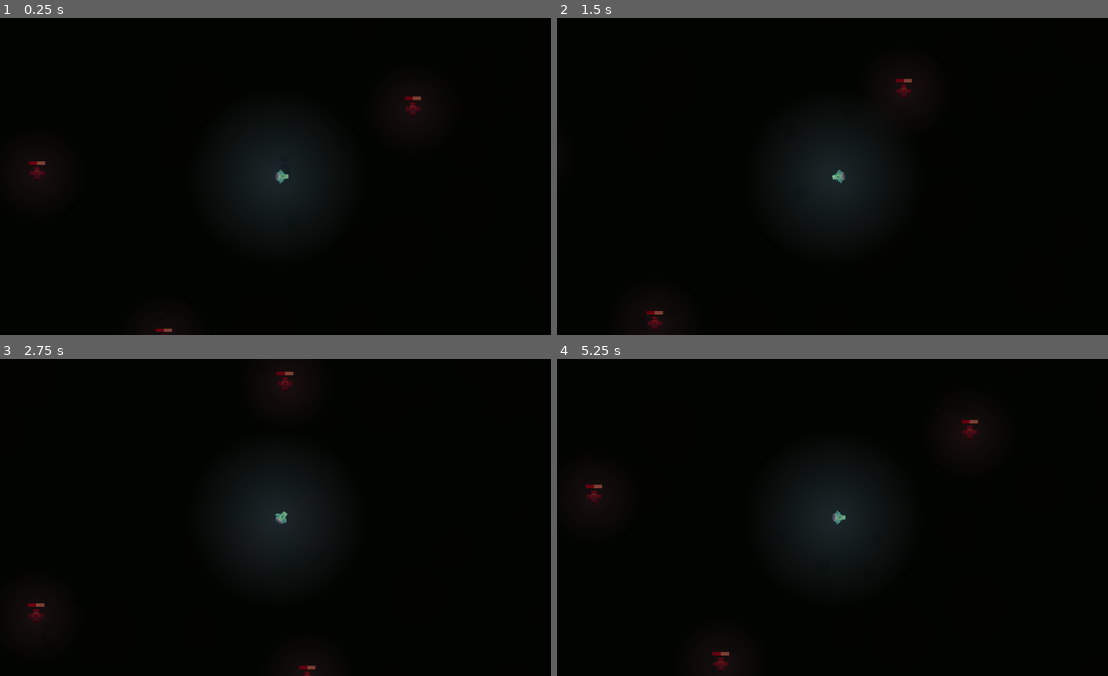
Above: before the commit, frames 1-4 (two rows, left to right).
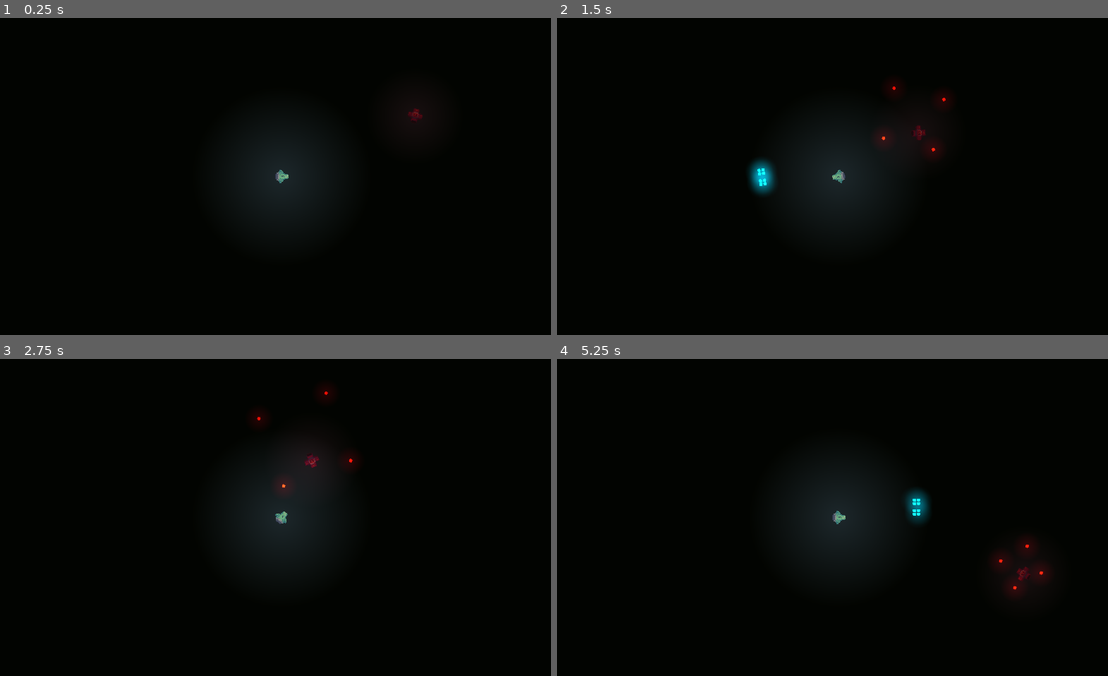
Above: after the commit, the same moments.

Repository: thggs/PeriodicStruggle
Game: Godot game, scene res://scenes/main.tscn
Two runs of this game, one before a commit and one after it. Both use one fixed random seed, a clock stepped at 60 frames per second and the inputs below.
Inputs (mouse positions are in pixels of both pictures, inside the frame that each line leads up to):
- Up to frame 1 (0.25 s): no input
- Up to frame 2 (1.5 s): tap Enter at 0.5 s; move the mouse to (964, 160) at 0.52 s; hold D (move_right) 0.53-1.28 s; tap Space (shoot) at 0.6, 1.35 s; move the mouse to (727, 192) at 1.27 s; hold Down (move_down) from 1.28 s (still down)
- Up to frame 3 (2.75 s): move the mouse to (336, 447) at 2.02 s; release Down (move_down) at 2.03 s; hold D (move_right) from 2.03 s (still down); tap Space (shoot) at 2.1 s
- Up to frame 4 (5.25 s): move the mouse to (810, 580) at 2.77 s; release D (move_right) at 2.78 s; hold W (move_up) 2.78-3.53 s; tap Space (shoot) every 0.75 s from 2.85 to 5.1 s; move the mouse to (1008, 565) at 3.52 s; hold Left (move_left) 3.53-5.03 s; move the mouse to (667, 469) at 4.27 s; move the mouse to (865, 517) at 5.02 s; hold Down (move_down) from 5.03 s (still down)

The runs differ from the first frame. In frame 1, 0.3% of the frame differs, in the area x 5-77%, y 24-100%; in frame 2, 1.0%; in frame 3, 0.6%; in frame 4, 1.5%, in the area x 5-90%, y 19-99%.

Commit message:
Update game logic
Rewrote a bunch of scripts to make the logic more easier to understand and to make it easier to scale

Diff:
--- a/scenes/main.tscn
+++ b/scenes/main.tscn
@@ -12,38 +12,18 @@
 scale = Vector2(1283.4, 1182.89)
 texture = ExtResource("3_bvdik")
 
-[node name="Player" parent="." groups=["entities", "players"] instance=ExtResource("1_nkkgs")]
-position = Vector2(614, 303)
-
 [node name="CanvasModulate" type="CanvasModulate" parent="."]
 color = Color(0.0666667, 0.0862745, 0.0156863, 1)
 
-[node name="Enemy4" parent="." groups=["enemies", "entities"] instance=ExtResource("3_0cqci")]
+[node name="Player" parent="." instance=ExtResource("1_nkkgs")]
+position = Vector2(614, 303)
+
+[node name="Camera" type="Camera2D" parent="Player"]
+zoom = Vector2(2, 2)
+
+[node name="Enemy4" parent="." instance=ExtResource("3_0cqci")]
 position = Vector2(837, 189)
 detection_range = 500.0
-attack_speed = 0.1
 hp = 7
 
-[node name="Enemy5" parent="." groups=["enemies", "entities"] instance=ExtResource("3_0cqci")]
-position = Vector2(1380, 703)
-detection_range = 500.0
-attack_speed = 0.1
-hp = 7
-
-[node name="Enemy6" parent="." groups=["enemies", "entities"] instance=ExtResource("3_0cqci")]
-position = Vector2(875, 690)
-detection_range = 500.0
-attack_speed = 0.1
-hp = 7
-
-[node name="Enemy7" parent="." groups=["enemies", "entities"] instance=ExtResource("3_0cqci")]
-position = Vector2(413, 584)
-detection_range = 500.0
-attack_speed = 0.1
-hp = 7
-
-[node name="Enemy8" parent="." groups=["enemies", "entities"] instance=ExtResource("3_0cqci")]
-position = Vector2(197, 299)
-detection_range = 500.0
-attack_speed = 0.1
-hp = 7
+[connection signal="shoot" from="Player" to="Player/Guns" method="shoot"]
--- a/scenes/prefabs/baddyBulletDefault.tscn
+++ b/scenes/prefabs/baddyBulletDefault.tscn
@@ -7,10 +7,31 @@
 [sub_resource type="CircleShape2D" id="CircleShape2D_cj8as"]
 radius = 3.0
 
-[node name="Area2D" type="Area2D"]
-top_level = true
+[sub_resource type="Animation" id="Animation_hthaq"]
+resource_name = "fade"
+tracks/0/type = "value"
+tracks/0/imported = false
+tracks/0/enabled = true
+tracks/0/path = NodePath(".:scale")
+tracks/0/interp = 1
+tracks/0/loop_wrap = true
+tracks/0/keys = {
+"times": PackedFloat32Array(0, 0.2),
+"transitions": PackedFloat32Array(1, 1),
+"update": 0,
+"values": [Vector2(1, 1), Vector2(1e-05, 1e-05)]
+}
+
+[sub_resource type="AnimationLibrary" id="AnimationLibrary_l6gau"]
+_data = {
+"fade": SubResource("Animation_hthaq")
+}
+
+[node name="EnemyBullet" type="RigidBody2D"]
+collision_layer = 8
+mass = 0.01
+gravity_scale = 0.0
 script = ExtResource("1_41pxy")
-group = "players"
 
 [node name="Sprite2D" type="Sprite2D" parent="."]
 scale = Vector2(0.5, 0.5)
@@ -23,3 +44,15 @@
 scale = Vector2(0.195312, 0.195312)
 color = Color(0.932662, 0, 0.0567203, 1)
 texture = ExtResource("3_hbmhq")
+
+[node name="Lifetime" type="Timer" parent="."]
+one_shot = true
+autostart = true
+
+[node name="AnimationPlayer" type="AnimationPlayer" parent="."]
+libraries = {
+"": SubResource("AnimationLibrary_l6gau")
+}
+
+[connection signal="body_entered" from="." to="." method="_on_body_entered"]
+[connection signal="timeout" from="Lifetime" to="." method="_on_lifetime_timeout"]
--- a/scenes/prefabs/bulletDefault.tscn
+++ b/scenes/prefabs/bulletDefault.tscn
@@ -18,10 +18,35 @@
 scale_max = 0.02
 color = Color(0.309804, 1, 1, 1)
 
-[node name="Area2D" type="Area2D"]
-top_level = true
+[sub_resource type="Animation" id="Animation_hthaq"]
+resource_name = "fade"
+tracks/0/type = "value"
+tracks/0/imported = false
+tracks/0/enabled = true
+tracks/0/path = NodePath(".:scale")
+tracks/0/interp = 1
+tracks/0/loop_wrap = true
+tracks/0/keys = {
+"times": PackedFloat32Array(0, 0.2),
+"transitions": PackedFloat32Array(1, 1),
+"update": 0,
+"values": [Vector2(1, 1), Vector2(1e-05, 1e-05)]
+}
+
+[sub_resource type="AnimationLibrary" id="AnimationLibrary_l6gau"]
+_data = {
+"fade": SubResource("Animation_hthaq")
+}
+
+[node name="PlayerBullet" type="RigidBody2D"]
+collision_layer = 4
+collision_mask = 2
+mass = 0.01
+gravity_scale = 0.0
+max_contacts_reported = 1
+contact_monitor = true
 script = ExtResource("1_swi5t")
-group = "enemies"
+damage = 1.0
 
 [node name="Sprite2D" type="Sprite2D" parent="."]
 scale = Vector2(0.5, 0.5)
@@ -36,7 +61,6 @@
 texture = ExtResource("3_0adg3")
 
 [node name="DeathExplosion" type="GPUParticles2D" parent="."]
-visible = false
 emitting = false
 amount = 35
 process_material = SubResource("ParticleProcessMaterial_yeydr")
@@ -44,3 +68,15 @@
 lifetime = 0.2
 one_shot = true
 explosiveness = 0.9
+
+[node name="Lifetime" type="Timer" parent="."]
+one_shot = true
+autostart = true
+
+[node name="AnimationPlayer" type="AnimationPlayer" parent="."]
+libraries = {
+"": SubResource("AnimationLibrary_l6gau")
+}
+
+[connection signal="body_entered" from="." to="." method="_on_body_entered"]
+[connection signal="timeout" from="Lifetime" to="." method="_on_lifetime_timeout"]
--- a/scenes/prefabs/player.tscn
+++ b/scenes/prefabs/player.tscn
@@ -1,110 +1,31 @@
-[gd_scene load_steps=14 format=3 uid="uid://2exvxhx8etfy"]
+[gd_scene load_steps=9 format=3 uid="uid://2exvxhx8etfy"]
 
 [ext_resource type="Texture2D" uid="uid://cqct142h2nv6d" path="res://assets/sprites/ship.png" id="1_eamlj"]
 [ext_resource type="Script" path="res://scripts/player.gd" id="1_hh8nh"]
 [ext_resource type="Texture2D" uid="uid://c40cdnmn1yc0f" path="res://assets/sprites/lights.png" id="3_05aj6"]
-[ext_resource type="Texture2D" uid="uid://iixp444tjowo" path="res://assets/sprites/circle.png" id="3_r4gvk"]
 [ext_resource type="Script" path="res://scripts/gunHolder.gd" id="3_sp12r"]
 [ext_resource type="PackedScene" uid="uid://bymsuau0wuqdh" path="res://scenes/prefabs/bulletDefault.tscn" id="4_aabhg"]
-[ext_resource type="PackedScene" uid="uid://bmcjac3l24vwc" path="res://scenes/prefabs/gun.tscn" id="5_k5hsc"]
-
-[sub_resource type="CapsuleShape2D" id="CapsuleShape2D_btcpf"]
 
 [sub_resource type="ShaderMaterial" id="ShaderMaterial_yjhdw"]
-
-[sub_resource type="ShaderMaterial" id="ShaderMaterial_dfghu"]
-
-[sub_resource type="ParticleProcessMaterial" id="ParticleProcessMaterial_75bu3"]
-particle_flag_disable_z = true
-spread = 180.0
-initial_velocity_min = 0.3
-initial_velocity_max = 0.3
-gravity = Vector3(0, 0, 0)
-scale_min = 0.05
-scale_max = 0.1
-color = Color(0, 0.0980392, 0.164706, 0.196078)
-
-[sub_resource type="ParticleProcessMaterial" id="ParticleProcessMaterial_fy5s6"]
-particle_flag_disable_z = true
-spread = 180.0
-initial_velocity_min = 0.3
-initial_velocity_max = 0.3
-gravity = Vector3(0, 0, 0)
-scale_min = 0.1
-scale_max = 0.5
-color = Color(0.400442, 0.194443, 0.300244, 0.0666667)
 
 [sub_resource type="OccluderPolygon2D" id="OccluderPolygon2D_oq5th"]
 polygon = PackedVector2Array(-10, 0, -9, 12, 0, 15, 9, 12, 10, 0, 0, -6)
 
+[sub_resource type="CapsuleShape2D" id="CapsuleShape2D_btcpf"]
+height = 24.0
+
 [node name="CharacterBody2D" type="CharacterBody2D"]
+collision_mask = 10
+motion_mode = 1
 script = ExtResource("1_hh8nh")
-
-[node name="CollisionShape2D" type="CollisionShape2D" parent="."]
-shape = SubResource("CapsuleShape2D_btcpf")
 
 [node name="Sprite" type="Sprite2D" parent="."]
 material = SubResource("ShaderMaterial_yjhdw")
+rotation = 1.5708
 texture = ExtResource("1_eamlj")
 
-[node name="Guns" type="Node2D" parent="Sprite"]
-script = ExtResource("3_sp12r")
-
-[node name="Gun" parent="Sprite/Guns" instance=ExtResource("5_k5hsc")]
-position = Vector2(-8, -11)
-rotation = -1.5708
-obj_bullet = ExtResource("4_aabhg")
-
-[node name="Gun2" parent="Sprite/Guns" instance=ExtResource("5_k5hsc")]
-position = Vector2(6.17, -10.905)
-rotation = -1.5708
-obj_bullet = ExtResource("4_aabhg")
-
-[node name="Gun3" parent="Sprite/Guns" instance=ExtResource("5_k5hsc")]
-position = Vector2(-14, -11)
-rotation = -1.5708
-obj_bullet = ExtResource("4_aabhg")
-
-[node name="Gun4" parent="Sprite/Guns" instance=ExtResource("5_k5hsc")]
-position = Vector2(12, -11)
-rotation = -1.5708
-obj_bullet = ExtResource("4_aabhg")
-
-[node name="Camera2D" type="Camera2D" parent="."]
-zoom = Vector2(2, 2)
-limit_left = -5408
-limit_top = -5264
-limit_right = 7424
-limit_bottom = 6569
-limit_smoothed = true
-
-[node name="GPUParticles2D" type="GPUParticles2D" parent="Camera2D"]
-z_index = -100
-material = SubResource("ShaderMaterial_dfghu")
-position = Vector2(-269, 277)
-scale = Vector2(100, 100)
-amount = 1000
-process_material = SubResource("ParticleProcessMaterial_75bu3")
-texture = ExtResource("3_r4gvk")
-lifetime = 406.28
-preprocess = 600.0
-randomness = 0.86
-collision_base_size = 0.0
-
-[node name="GPUParticles2D2" type="GPUParticles2D" parent="Camera2D"]
-z_index = -100
-position = Vector2(479, -203)
-scale = Vector2(100, 100)
-amount = 1000
-process_material = SubResource("ParticleProcessMaterial_fy5s6")
-texture = ExtResource("3_r4gvk")
-lifetime = 406.28
-preprocess = 600.0
-randomness = 0.86
-collision_base_size = 0.0
-
 [node name="PointLight2D" type="PointLight2D" parent="."]
-position = Vector2(-8.18672, 1.81328)
+rotation = 1.5708
 scale = Vector2(8.58333, 8.58333)
 energy = 0.66
 texture = ExtResource("3_05aj6")
@@ -112,9 +33,48 @@
 metadata/_edit_lock_ = true
 
 [node name="LightOccluder2D" type="LightOccluder2D" parent="."]
+rotation = 1.5708
 occluder = SubResource("OccluderPolygon2D_oq5th")
 
-[editable path="Sprite/Guns/Gun"]
-[editable path="Sprite/Guns/Gun2"]
-[editable path="Sprite/Guns/Gun3"]
-[editable path="Sprite/Guns/Gun4"]
+[node name="Guns" type="Node2D" parent="."]
+rotation = 1.5708
+script = ExtResource("3_sp12r")
+obj_bullet = ExtResource("4_aabhg")
+
+[node name="Gun1" type="Node2D" parent="Guns"]
+position = Vector2(-12, -19)
+rotation = -1.5708
+
+[node name="Gun2" type="Node2D" parent="Guns"]
+position = Vector2(-6, -19)
+rotation = -1.57079
+
+[node name="Gun3" type="Node2D" parent="Guns"]
+position = Vector2(6, -19)
+rotation = -1.57079
+
+[node name="Gun4" type="Node2D" parent="Guns"]
+position = Vector2(12, -19)
+rotation = -1.57079
+
+[node name="Gun5" type="Node2D" parent="Guns"]
+position = Vector2(-12, -12)
+rotation = -1.57079
+
+[node name="Gun6" type="Node2D" parent="Guns"]
+position = Vector2(-6, -12)
+rotation = -1.57079
+
+[node name="Gun7" type="Node2D" parent="Guns"]
+position = Vector2(6, -12)
+rotation = -1.57079
+
+[node name="Gun8" type="Node2D" parent="Guns"]
+position = Vector2(12, -12)
+rotation = -1.57079
+
+[node name="CollisionShape2D" type="CollisionShape2D" parent="."]
+rotation = 1.5708
+shape = SubResource("CapsuleShape2D_btcpf")
+
+[connection signal="shoot" from="." to="Guns" method="_on_shoot"]
--- a/scripts/bulletDefault.gd
+++ b/scripts/bulletDefault.gd
@@ -1,32 +1,28 @@
-extends Area2D
-
-
-var velocity: Vector2 = Vector2()
-var duration = 5
-@export var group : String = "entities"
+extends RigidBody2D
 
 signal bullet_death
 
+var velocity: Vector2 = Vector2()
+var is_dead = false
+@export var duration : float
+@export var damage : float
 
 func _ready() -> void:
-	var callable = Callable(self, "_on_body_entered")
-	connect("body_entered", callable)
+	$Lifetime.set_wait_time(duration)
 
-func _process(delta: float) -> void:
-	position += velocity * delta
+func _process(_delta):
+	if is_dead:
+		$CollisionShape2D.set_deferred("disabled", true)
+		if !$AnimationPlayer.is_playing():
+			hide()
+			queue_free()
 
-	duration -= delta
-
-	if duration <= 0:
-		bullet_death.emit()
-		queue_free()
+func _physics_process(delta: float) -> void:
+	move_and_collide(velocity * delta)
 
 func _on_body_entered(body):
-	# "body" here is the thing that we've hit
-	# Here we check if the body is a player, so we know to deal damage to them
-	# There are other ways to do this including class names and collision layers
-	if body.is_in_group(group):
-		visible = false
-		body.hit(self)
-		bullet_death.emit()
-		queue_free()
+	is_dead = true
+
+func _on_lifetime_timeout():
+	$AnimationPlayer.play("fade")
+	is_dead = true
--- a/scripts/enemy.gd
+++ b/scripts/enemy.gd
@@ -1,14 +1,17 @@
-extends CharacterBody2D
+extends RigidBody2D
 
-@onready var player
-@onready var timer =  Timer.new()
+signal attack
 
-@export var speed : float
-@export var detection_range : float
+@onready var player = get_tree().get_first_node_in_group("players")
 
-@export var attack_speed : float
+@export var speed : float = 50
+@export var detection_range : float = 1000
+@export var bullet_speed : float = 100
+@export var bullet_duration : float = 5
+@export var attack_speed : float = 1
 @export var hp : int = 5
 @onready var currentHp : int = hp
+
 var is_dead = false
 var target_pos
 var in_range
@@ -16,72 +19,75 @@
 var push_force : Vector2 = Vector2.ZERO
 
 func _ready():
-	player = get_tree().get_first_node_in_group("players")
-	timer.set_wait_time(attack_speed)
-	var shoot_callable = Callable(self,"shoot")
-	timer.connect("timeout", shoot_callable)
-	self.add_child(timer)
-	timer.set_autostart(true)
-	timer.set_paused(false)
-	timer.start()
+	$AttackTimer.set_wait_time(1/attack_speed)
 	$Healthbar/Bar.value = hp
 	$Healthbar/Bar.max_value = hp
+	get_target_pos()
 
 func _physics_process(delta):
 
 	if push_force.length() > 0.1 :
 		push_force = lerp(push_force, Vector2.ZERO, delta * 10)
-		velocity = push_force
-		move_and_slide()
+		linear_velocity = push_force
 		return
 
-	rotate(0.01)
-	$Healthbar.rotate(-0.01)
+	if !is_dead:
+		rotate(delta)
+		$Healthbar.global_rotation = 0.0
 
-	if !is_dead:
-		if player != null:
-			target_pos = player.position
-		else:
-			target_pos = get_viewport_rect().size/2
-			detection_range = 10000000
 		var pos = (target_pos - position).normalized()
 
-		velocity = Vector2(pos * speed)
+		linear_velocity = Vector2(pos * speed)
 
 		in_range = position.distance_to(target_pos) > 3
 		in_range = in_range && position.distance_to(target_pos) < detection_range
 
 		if(in_range):
-			move_and_slide()
+			pass
+
+func _process(_delta):
+
+	if !is_dead:
+		get_target_pos()
+		if currentHp == hp:
+			$Healthbar.hide()
+		else:
+			$Healthbar.show()
+
 	else:
-		$CollisionShape2D.disabled = true
-		if get_node("Guns").is_empty():
+		$CollisionShape2D.set_deferred("disabled", true)
+		$AttackTimer.stop()
+		$Sprite2D.hide()
+		$PointLight2D.hide()
+		$Healthbar.hide()
+		if $"Hit particles".emitting == false:
 			queue_free()
 
-func shoot():
-	if in_range:
-		var guns = get_node("Guns").get_children()
-		for g in guns:
-			g.shoot()
-
-func hit(hit : Node):
+func _on_body_entered(body):
 	currentHp -= 1
-
-	var hit_dir = (position - hit.position).normalized()
-
+	$"Hit particles".emitting = true
 	$Healthbar/Bar.value = currentHp
 
+	if(currentHp <= 0):
+		is_dead = true
+		return
+
+	var hit_dir = (position - body.position).normalized()
+	knockback(hit_dir)
 	$AnimationPlayer.play("hit")
-	knockback(hit_dir)
-	$"Hit particles".emitting = true
 
 	if(currentHp <= 0):
-		timer.stop()
-		$PointLight2D.visible = false
-		$Sprite2D.visible = false
-		$Sprite2D.set_process(false)
-		$Healthbar.visible = false
 		is_dead = true
+
+func get_target_pos():
+	if player != null:
+		target_pos = player.position
+	else:
+		target_pos = get_viewport_rect().size/2
+		detection_range = 1000000
 
 func knockback(dir : Vector2):
 	push_force = -(dir) * 100
+
+func _on_shooting_timer_timeout():
+	attack.emit(bullet_speed, bullet_duration)
--- a/scripts/gunHolder.gd
+++ b/scripts/gunHolder.gd
@@ -1,19 +1,19 @@
 extends Node2D
 
+@export var obj_bullet: PackedScene
 
 @onready var guns = get_children()
+@onready var scene = get_tree().root.get_child(0)
 
-func is_empty():
-	var empty = true
+# TODO: Add bullet_lifetime to customize bullet time on screen
+func _on_shoot(speed : float = 100, duration : float = 5):
+	for gun in guns:
+		var new_bullet = obj_bullet.instantiate()
+		var dir = Vector2.from_angle(gun.global_rotation)
 
-	for g in guns:
-		if !g.is_empty():
-			empty = false
-			break
+		new_bullet.duration = duration
+		new_bullet.velocity = dir.normalized() * speed
+		new_bullet.position = gun.global_position
+		new_bullet.rotation = gun.global_rotation
 
-	return empty
-
-
-func shoot(speed : float = 100):
-	for g in guns:
-		g.shoot(speed)
+		scene.add_child(new_bullet)
--- a/scripts/player.gd
+++ b/scripts/player.gd
@@ -1,38 +1,44 @@
 extends CharacterBody2D
 
+@export var bullet_speed : float = 1000
+@export var bullet_duration : float = 5
+@export var speed : float = 150.0
 
-const SPEED = 150.0
+signal shoot(bullet_speed)
 
 # I like to have these scenes start with obj_, to distinguish them from other similarly named variables
-const obj_bullet = preload("res://scenes/prefabs/bulletDefault.tscn")
 
-@onready var gun = get_node("Sprite/Guns")
+@onready var gun = $Guns
 
-func _physics_process(delta):
+var use_mouse_and_keyboard = true
+var kin_body
 
-	# Get the input direction for both horizontal and vertical movement.
-	var direction = Vector2(Input.get_action_strength("move_right") - Input.get_action_strength("move_left"),
-							Input.get_action_strength("move_down") - Input.get_action_strength("move_up"))
+func _physics_process(_delta):
 
-	# Normalize the direction vector to ensure consistent speed in all directions.
-	if direction.length() > 1:
-		direction = direction.normalized()
+	# Get the input direction for all axis of movement (this vector is already normalized)
+	var move_direction = Input.get_vector("move_left", "move_right", "move_up", "move_down")
+	var look_direction = Input.get_vector("look_left", "look_right", "look_up", "look_down")
 
-	# Rotate the sprite to face the direction it's moving.
-
-	$Sprite.rotation_degrees = rad_to_deg(get_local_mouse_position().angle()) + 90
+	# Rotate the sprite to face the mouse or joystick.
+	if(use_mouse_and_keyboard):
+		look_at(get_global_mouse_position())
+	else:
+		look_at(look_direction + position)
 
 	# Update the velocity based on the input direction and speed.
-	velocity = direction * SPEED
-
-	if Input.is_action_just_pressed("shoot"):
-		shoot($Sprite.rotation_degrees - 90, 1000)
+	velocity = move_direction * speed
 
 	move_and_slide()
 
+func _on_hit():
+	print("Player got hit")
 
-func shoot(direction: float, speed: float):
-	gun.shoot(speed)
+func _process(_delta):
+	if Input.is_action_just_pressed("shoot"):
+		shoot.emit(bullet_speed, bullet_duration)
 
-func hit(hit : Node):
-	pass
+func _input(event):
+	if(event is InputEventMouse or event is InputEventKey):
+		use_mouse_and_keyboard = true
+	elif(event is InputEventJoypadButton or event is InputEventJoypadMotion):
+		use_mouse_and_keyboard = false
Not shown: 1 places in scenes/prefabs/baddyBulletDefault.tscn that only renumber resources
Not shown: 1 places in scenes/prefabs/bulletDefault.tscn that only renumber resources
